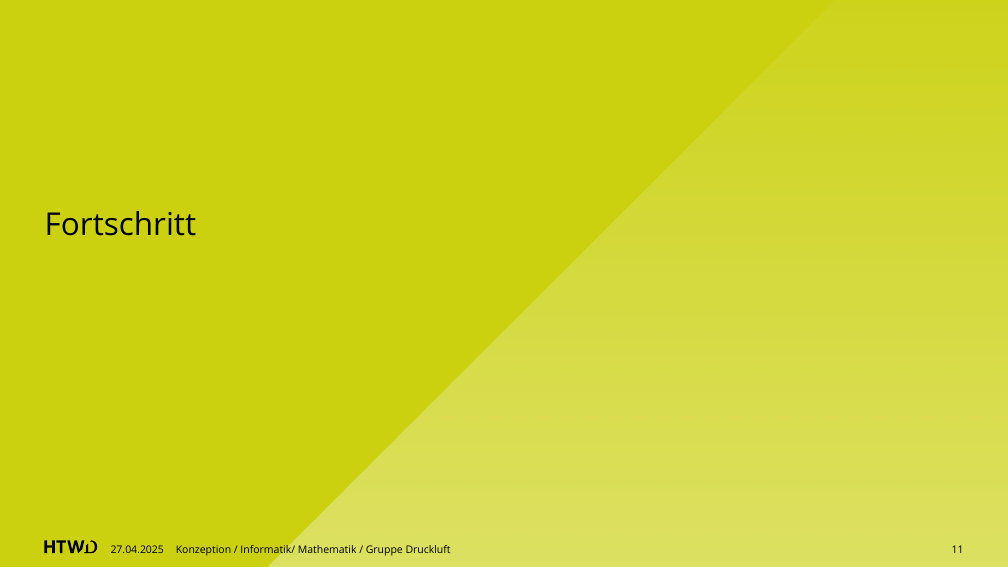
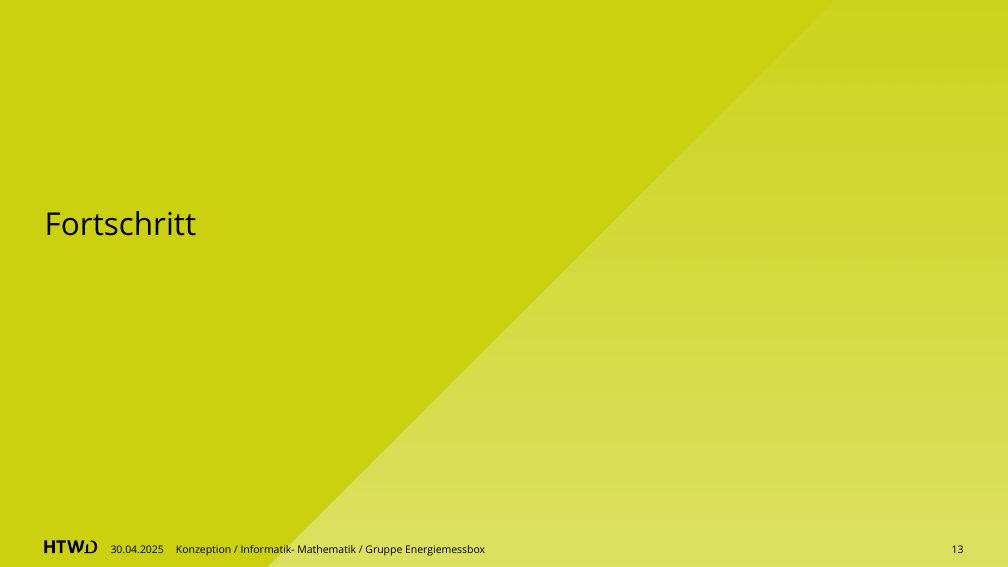
Before and after one commit to a-schulz/bpa-energiemessbox, a slide deck: slide 13 of praesentation.odp (slide 11 before the commit). Drawn at 1008x567 pixels with LibreOffice and Linux fonts; fonts in the diff are those of the drawing. Boxes give left, top, right and bottom in pixels: in the first picture for what was removed or moved away, otherwise in the second. Text is boxed around its words. In the diff, an @@ line names an element or a change of style, - is before the commit and + after.

```diff
--- a/praesentation.odp
+++ b/praesentation.odp
@@ text at [111,545,164,553]: text changed @@
-27.04.2025
+30.04.2025
@@ text at [176,544,485,557]: text changed @@
-Konzeption / Informatik/ Mathematik / Gruppe Druckluft
+Konzeption / Informatik- Mathematik / Gruppe Energiemessbox
@@ page number at [952,545,964,553]: text changed @@
-11
+13
```
Also in this commit, not shown: 11 other slides changed, 3 slides added, 1 slide removed.
